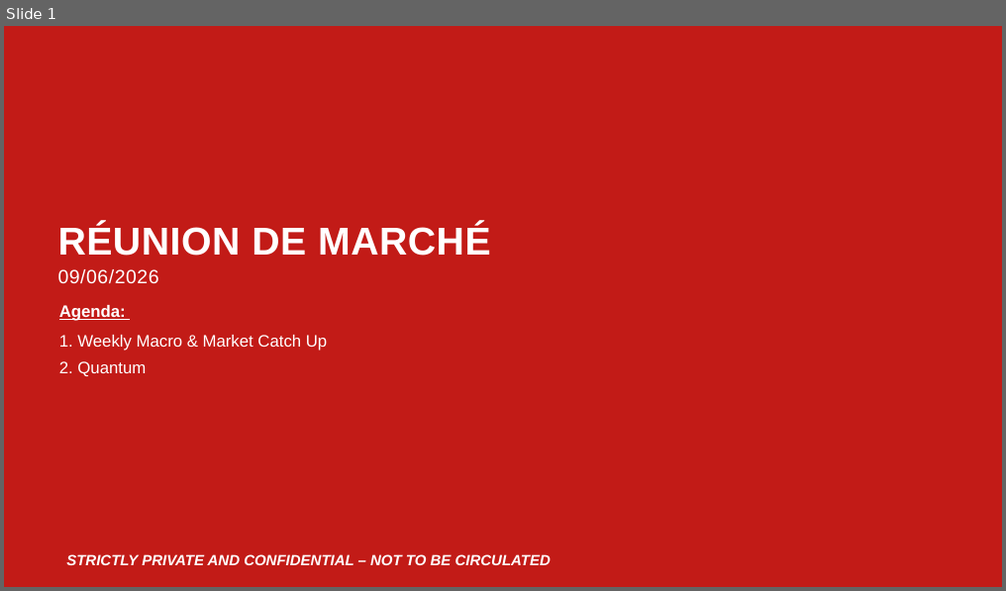
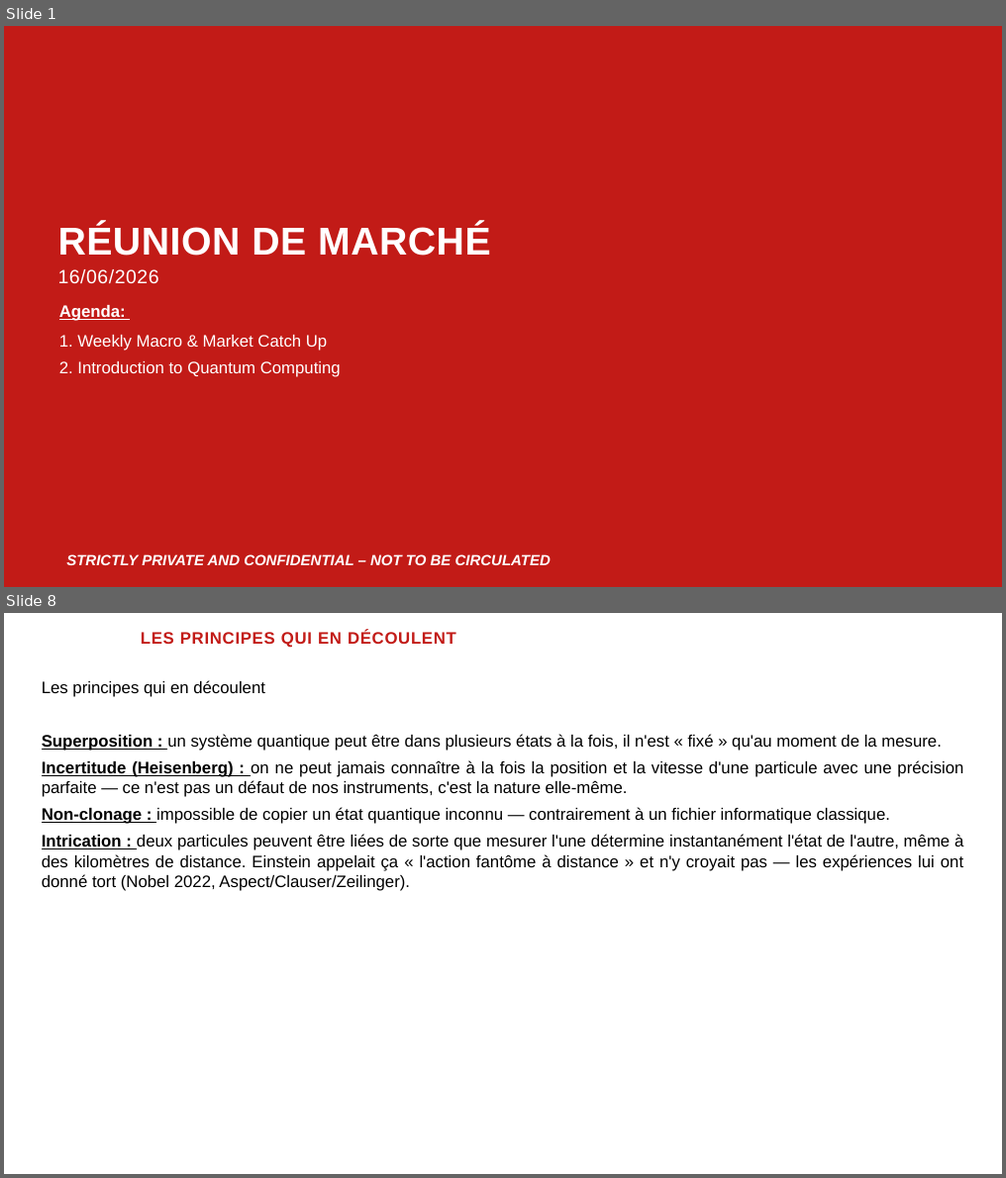
Before and after one commit to yessinemx/Quantum-Computing, a slide deck: Réunion de marché 16062026.pptx. Shown one above the other, each under a label of ours: slide 1 before the commit, slides 1 and 8 after it; the slides between them are not shown. The pictures are 1006x591 and 1006x1178 pixels, drawn with LibreOffice and Linux fonts; fonts in the diff are those of the drawing; background and template pictures are left out. Boxes give left, top, right and bottom in pixels: in the first picture for what was removed or moved away, otherwise in the second. Text is boxed around its words. In the diff, an @@ line names an element or a change of style, - is before the commit and + after.

```diff
--- a/Réunion de marché 16062026.pptx
+++ b/Réunion de marché 16062026.pptx
@@ slide 8 added at box(4, 613, 1002, 1174), background #FFFFFF @@
@@ title added at box(141, 631, 456, 648), 16 pt, text #C21B17, bold @@
+LES PRINCIPES QUI EN DÉCOULENT
@@ text added at box(42, 680, 963, 891), 16 pt, text #000000 @@
+Les principes qui en découlent
+Superposition : un système quantique peut être dans plusieurs états à la fois, il n'est « fixé » qu'au moment de la mesure.
+Incertitude (Heisenberg) : on ne peut jamais connaître à la fois la position et la vitesse d'une particule avec une précision parfaite — ce n'est pas un défaut de nos instruments, c'est la nature elle-même.
+Non-clonage : impossible de copier un état quantique inconnu — contrairement à un fichier informatique classique.
+Intrication : deux particules peuvent être liées de sorte que mesurer l'une détermine instantanément l'état de l'autre, même à des kilomètres de distance. Einstein appelait ça « l'action fantôme à distance » et n'y croyait pas — les expériences lui ont donné tort (Nobel 2022, Aspect/Clauser/Zeilinger).
@@ slide 1 changed as well @@
@@ text at box(58, 270, 159, 284): text changed @@
-09/06/2026
+16/06/2026
@@ text at box(59, 362, 341, 377): text changed @@
-2. Quantum
+2. Introduction to Quantum Computing
```
Also in this commit, not shown: 1 other slide changed, 14 other slides added.
